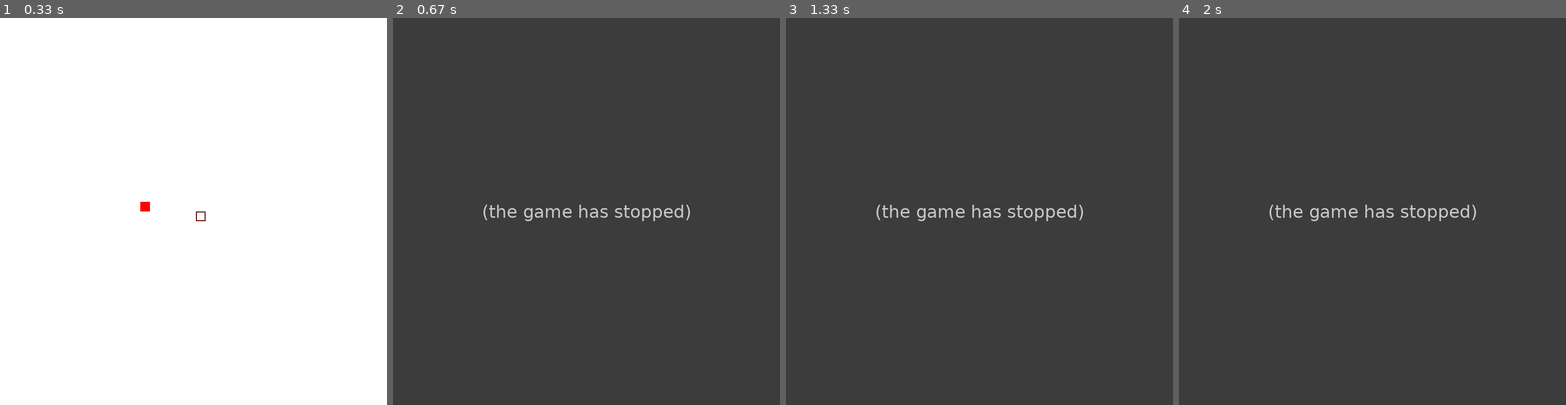
Above: before the commit, frames 1-4 (left to right).
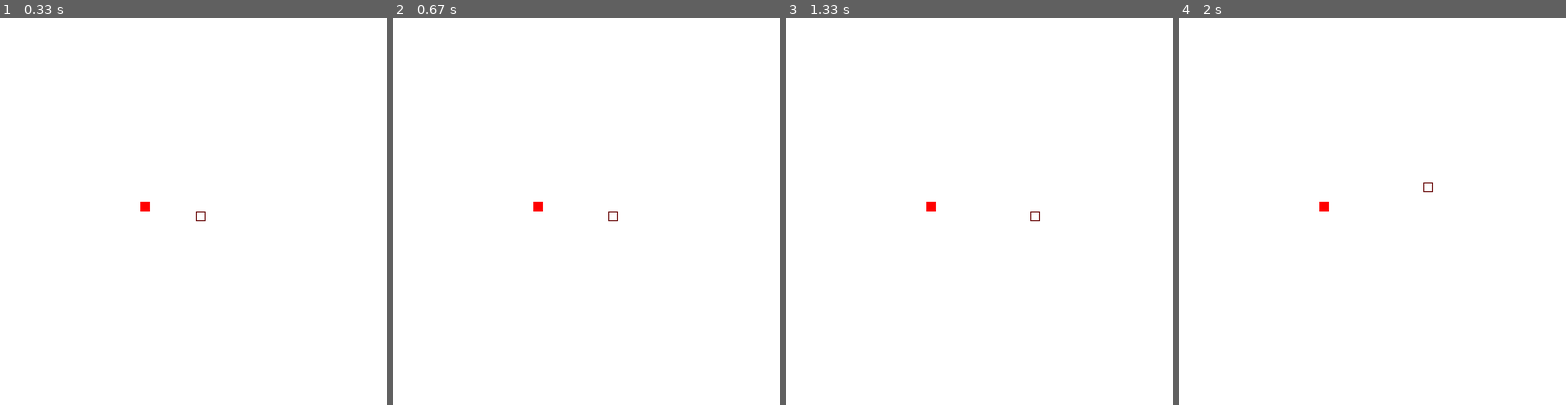
Above: after the commit, the same moments.

Repository: divyshri/PyGame-Practice
Game: pygame game, started from Snake_Game.py
Same seed, same stepped clock (60 frames per second), same inputs: the game is played once before the commit and once after it.
Inputs:
- Up to frame 1 (0.33 s): no input
- Up to frame 2 (0.67 s): hold S from 0.33 s (still down); hold Right from 0.33 s (still down)
- Up to frame 3 (1.33 s): release S at 0.8 s; release Right at 0.8 s
- Up to frame 4 (2 s): hold W 1.33-1.83 s; hold Right from 1.87 s (still down)

Frame 1 is identical in both runs. In frame 2, 100% of the frame differs, in the area x 0-100%, y 0-100%; in frame 3, 100%; in frame 4, 100%.
Error before the commit: NameError: name 'vent' is not defined (Snake_Game.py line 107); the game stopped at 0.4 s (later frames are placeholders)

Commit message:
Some Major Bug Fixes

Diff:
--- a/Snake_Game.py
+++ b/Snake_Game.py
@@ -99,13 +99,13 @@
                     change_pixels_of_x = -blockSize
                     change_pixels_of_y = noPixel
                 elif event.key == pygame.K_RIGHT or event.key == pygame.K_d:		#Right Key or 'd'
-                    change_pixels_of_x = blockSize
+                    change_pixels_of_x = +blockSize
                     change_pixels_of_y = noPixel
                 elif event.key == pygame.K_UP or event.key == pygame.K_w:			#Up key or 'w'
                     change_pixels_of_y = -blockSize
                     change_pixels_of_x = noPixel
-                elif vent.key == pygame.K_DOWN or event.key == pygame.K_s:			#down Key or 's'
-                    change_pixels_of_y = blockSize
+                elif event.key == pygame.K_DOWN or event.key == pygame.K_s:			#down Key or 's'
+                    change_pixels_of_y = +blockSize
                     change_pixels_of_x = noPixel
 
         #Boudry Collision Check
